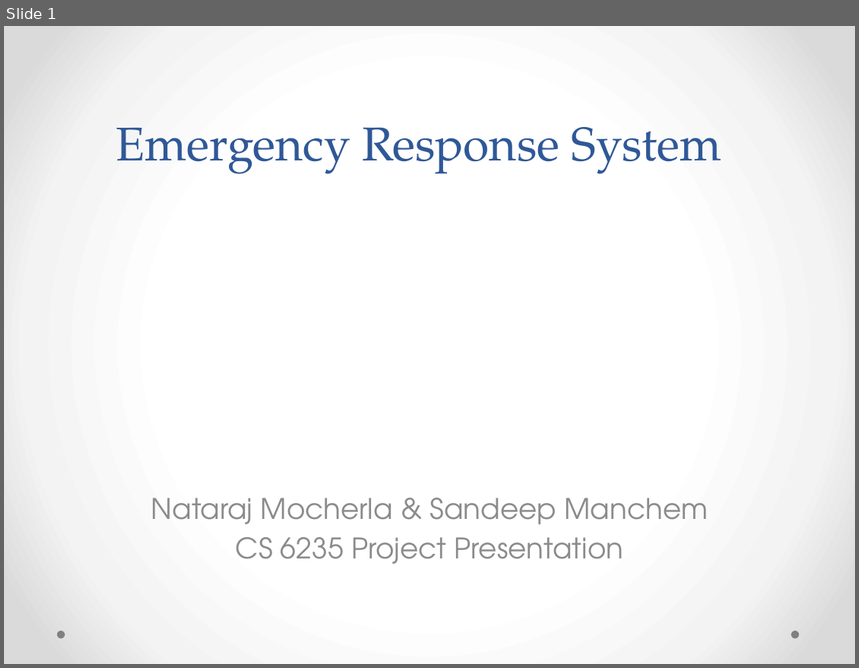
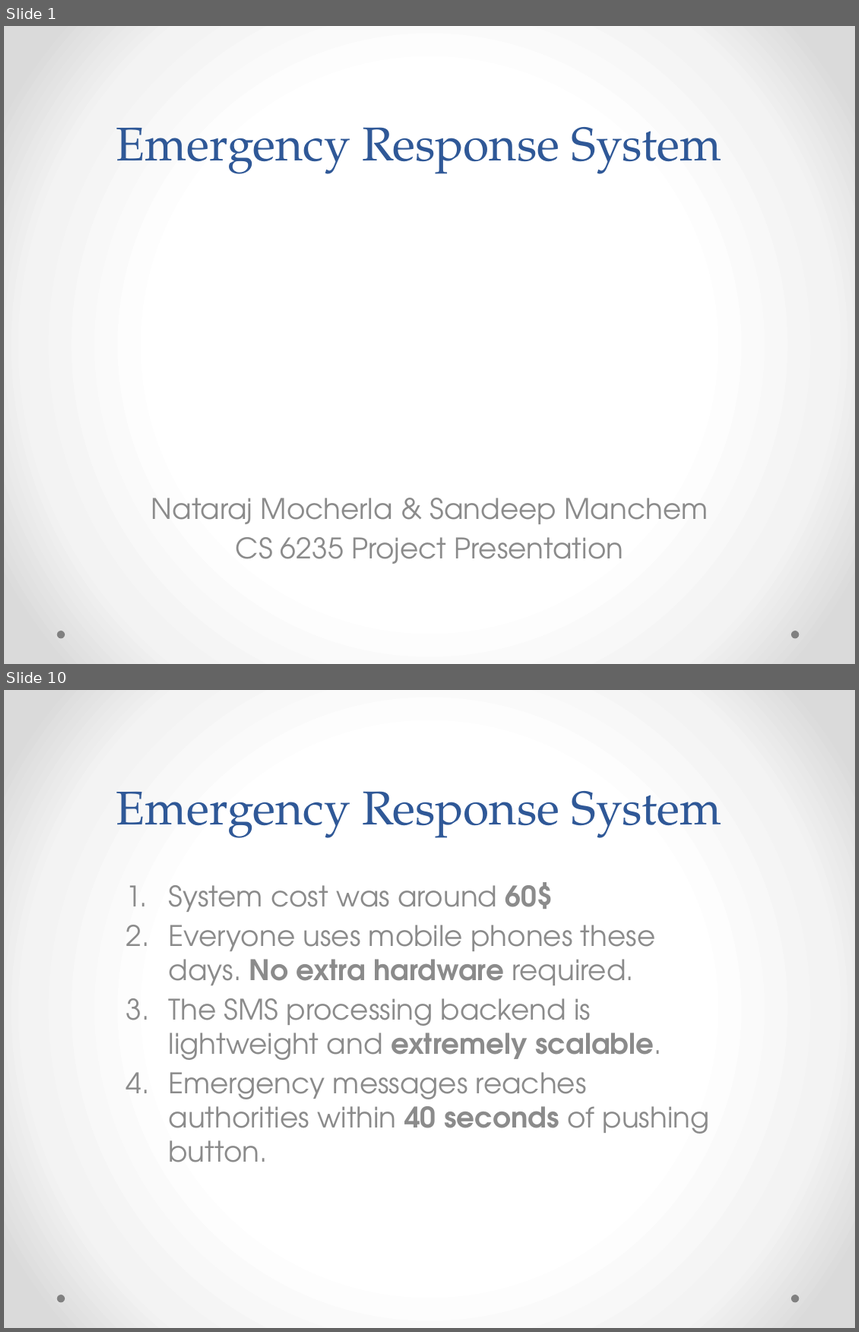
Before and after one commit to natrajkaushik/EmergencyResponseSystem, a slide deck: presentation/Emergency Response System.pptx. Shown one above the other, each under a label of ours: slide 1 before the commit, slides 1 and 10 after it; the slides between them are not shown. The pictures are 859x668 and 859x1332 pixels, drawn with LibreOffice and Linux fonts; fonts in the diff are those of the drawing. Boxes give left, top, right and bottom in pixels: in the first picture for what was removed or moved away, otherwise in the second. Text is boxed around its words. In the diff, an @@ line names an element or a change of style, - is before the commit and + after.

```diff
--- a/presentation/Emergency Response System.pptx
+++ b/presentation/Emergency Response System.pptx
@@ slide 10 added at box(4, 690, 855, 1328), background gradient #FFFFFF to #F4F4F4 to #DADADA; not listed: 2 template elements that a slide beside it also shows @@
@@ title added at box(116, 791, 722, 838), 40 pt, text #2F5897 @@
+Emergency Response System
@@ subtitle added at box(169, 882, 710, 1163), 24 pt, text #8C8C8C @@
+1. System cost was around 60$
+2. Everyone uses mobile phones these days. No extra hardware required.
+3. The SMS processing backend is lightweight and extremely scalable.
+4. Emergency messages reaches authorities within 40 seconds of pushing button.
```
Also in this commit, not shown: 5 slides changed, 3 other slides added, 8 other files.
